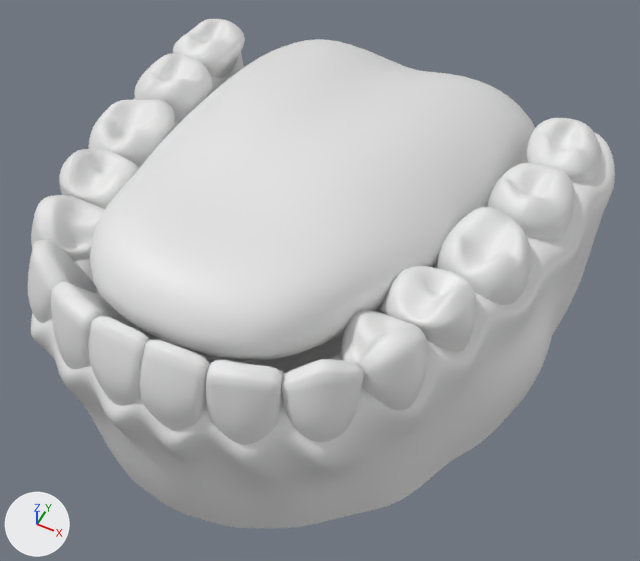
The Blender file humanMale.blend, before and after one commit.
One viewpoint serves both versions: a camera (50 mm lens) standing at (0.611, -1.557, 1.267) and looking at (0.031, -0.397, -0.183). Arrows for +X, +Y and +Z are at lower left; the lights stay in place. The same objects are shown in both versions, whatever each file hides.

Objects in the first picture: 'BottomTeeth'.
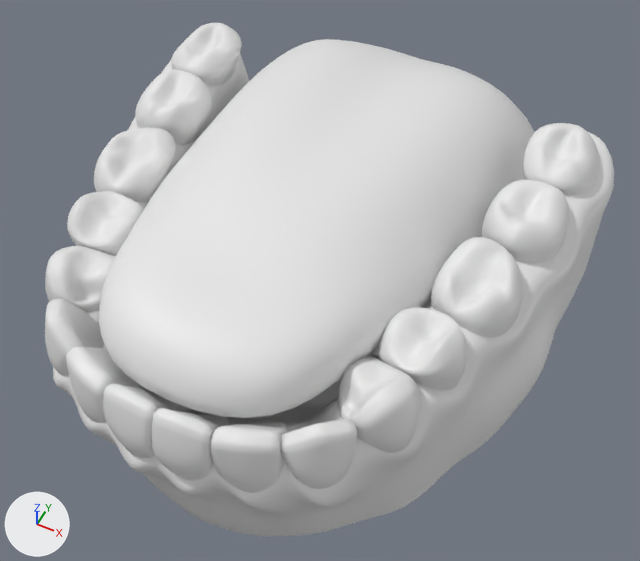
Commit message: top teeth pt 1 complete

Location of each change, (x1, y1, x2, y2) in pixels of the pictures (640 x 561 px; the box of a moved part takes in the faces that stretch with it):
'BottomTeeth', reshaped, turned: before (28, 19, 615, 528); after (45, 23, 614, 536)
part 1 of me_cylinder_002, moved or reshaped: before (151, 40, 535, 263); after (151, 39, 535, 298)

Patch to the scene script:
```diff
--- a/humanMale.blend.py
+++ b/humanMale.blend.py
@@ me_cylinder_002 @@
 me_cylinder_002.from_pydata(...)  # 631 vertices, 568 faces; spans x -0.003..0.556, y -1.02..0.326, z -0.393..0.275
 # used by ob_bottomteeth; location = (0.0, 0.0, 0.0)
 # before: 2 (0.384, -0.002, 0.013), 13 (0.309, 0.179, -0.014), 19 (0.349, -0.333, 0.06), 29 (0.379, 0.062, -0.074), 35 (0.319, 0.226, -0.084)
 # before: 41 (0.308, -0.216, -0.037)
+# me_cylinder_002 part 1
+for i in [2, 13, 19, 29, 35, 41]: me_cylinder_002.vertices[i].co += Vector((0.0, 0.0, -0.06))
@@ ob_bottomteeth @@
 ob_bottomteeth.location = (0.0, 0.0, 0.0)
+ob_bottomteeth.rotation_euler = (0.175, 0.0, 0.0)  # degrees (10, 0, 0)
 _m = ob_bottomteeth.modifiers.new('Mirror', 'MIRROR')
```
